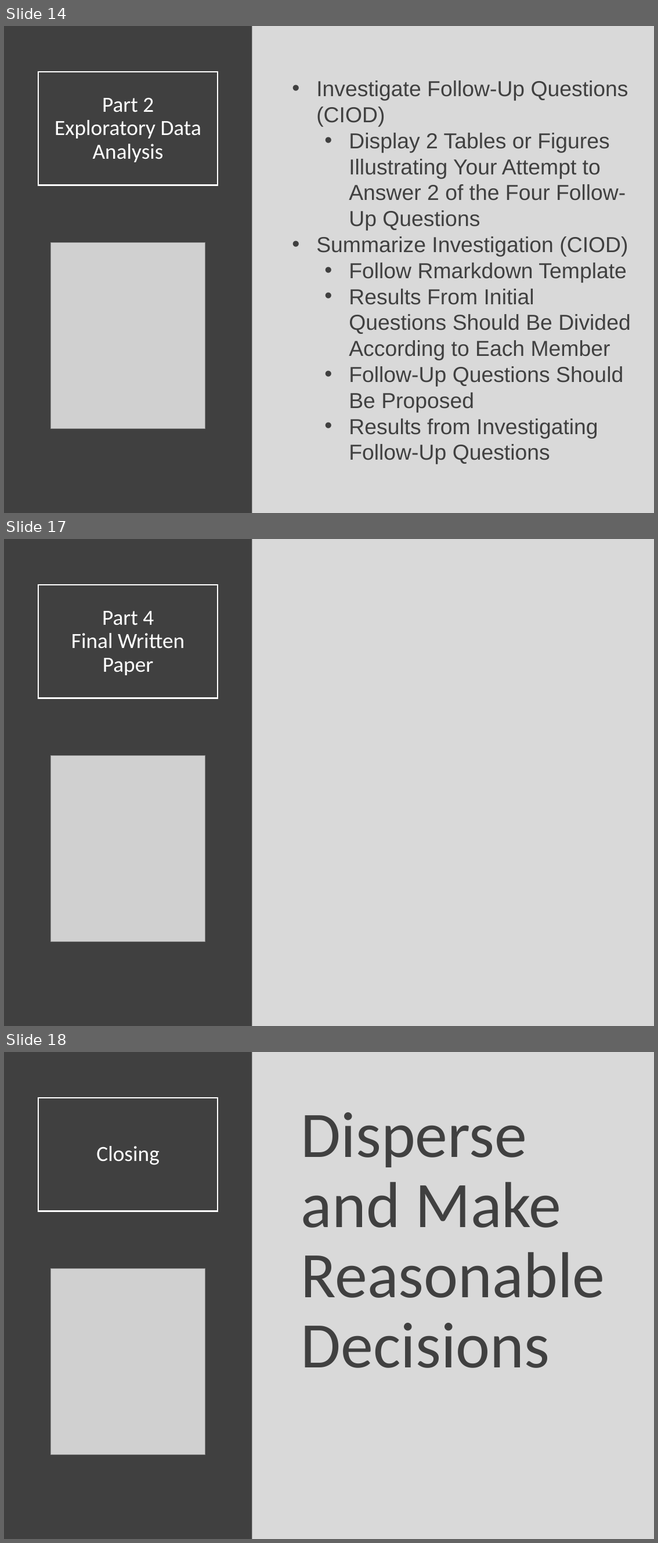
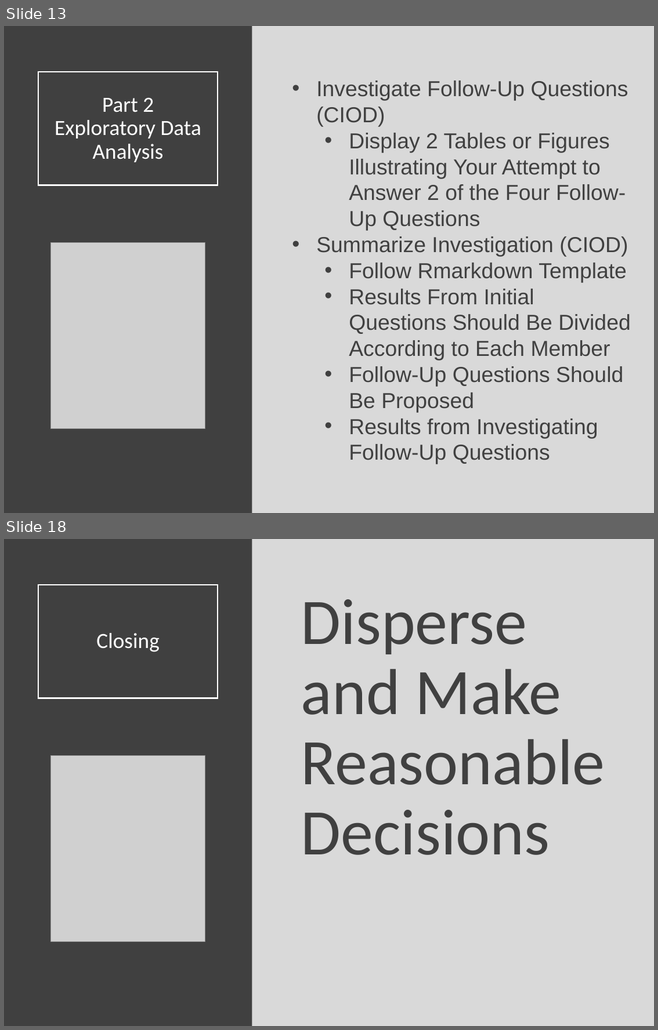
Before and after one commit to Yixf-Self/STOR320_WEBSITE, a slide deck: Lecture/Lecture 10/Lecture 10.pptx. Shown one above the other, each under a label of ours: slides 14, 17 and 18 before the commit, slides 13 and 18 after it; the slides between them are not shown. The pictures are 658x1543 and 658x1030 pixels, drawn with LibreOffice and Linux fonts; fonts in the diff are those of the drawing; grey boxes stand for pictures. Boxes give left, top, right and bottom in pixels: in the first picture for what was removed or moved away, otherwise in the second. Text is boxed around its words. In the diff, an @@ line names an element or a change of style, - is before the commit and + after.

```diff
--- a/Lecture/Lecture 10/Lecture 10.pptx
+++ b/Lecture/Lecture 10/Lecture 10.pptx
@@ slide 17 removed at box(4, 539, 654, 1026), background #D9D9D9 @@
@@ rectangle removed at box(4, 539, 252, 1026) @@
@@ title removed at box(38, 584, 217, 698) @@
-Part 4
-Final Written Paper
@@ picture removed at box(51, 755, 205, 942) @@
@@ what was slide 14 is now slide 13 @@
```
Also in this commit, not shown: 7 slides changed, 2 slides added, 1 other slide removed, 9 other files.
